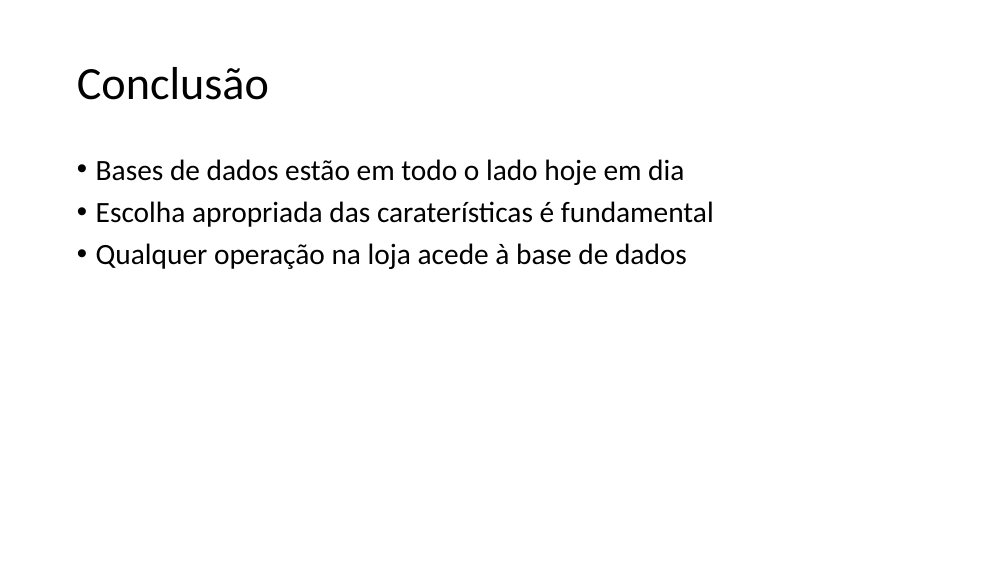
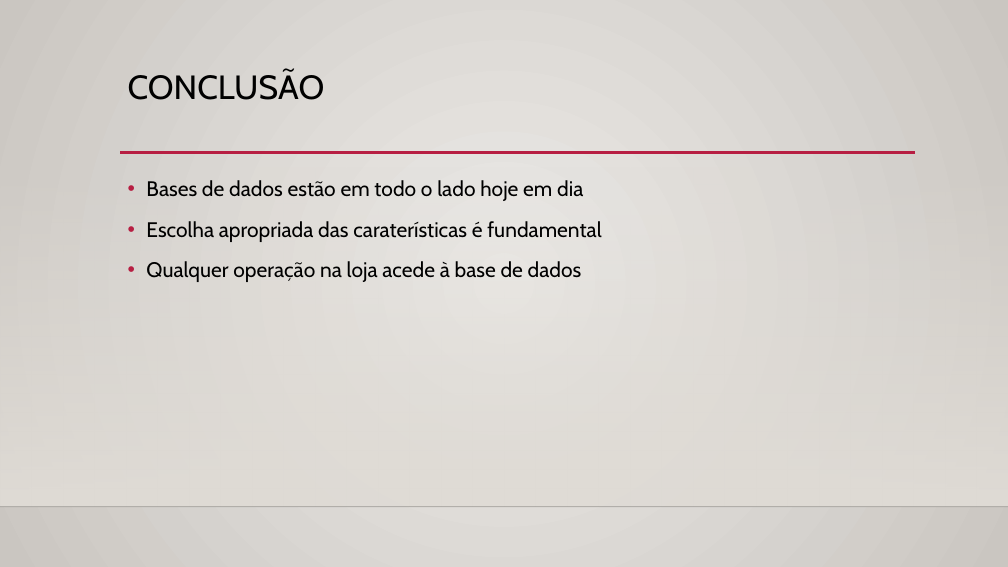
Before and after one commit to PedroCapa/BD, a slide deck: slide 8 of Apresentação BD.pptx. Drawn at 1008x567 pixels with LibreOffice and Linux fonts; fonts in the diff are those of the drawing; background and template pictures are left out. Boxes give left, top, right and bottom in pixels: in the first picture for what was removed or moved away, otherwise in the second. Text is boxed around its words. In the diff, an @@ line names an element or a change of style, - is before the commit and + after.

```diff
--- a/Apresentação BD.pptx
+++ b/Apresentação BD.pptx
@@ background #FFFFFF to gradient #ECEAE7 to #CAC7C1 @@
@@ title "CONCLUSÃO" at [128,71,325,100]: vertical alignment middle to top @@
@@ title at [128,71,325,100]: text changed; size 44 to 32 pt; font Calibri to Cabin @@
-Conclusão
+CONCLUSÃO
@@ rectangle added at [0,167,1008,507], fill gradient #DFDBD5 @@
@@ text "Bases de dados estão em ...": place and size @@
-text "Bases de dados estão em ..." at [96,159,714,269]
+text "Bases de dados estão em ..." at [146,180,601,282]
@@ text "Bases de dados estão em ..." at [146,180,601,282]: size 28 to 20 pt, font Calibri to Cabin; line spacing 0.9 to 1.2 @@
@@ line added from (120, 153) to (915, 153), #B71E42 2.5 pt @@
@@ line added from (0, 507) to (1008, 507), #000001 1 pt @@
```
Also in this commit, not shown: 6 other slides changed, 1 slide added, 1 slide removed, 4 other files.
